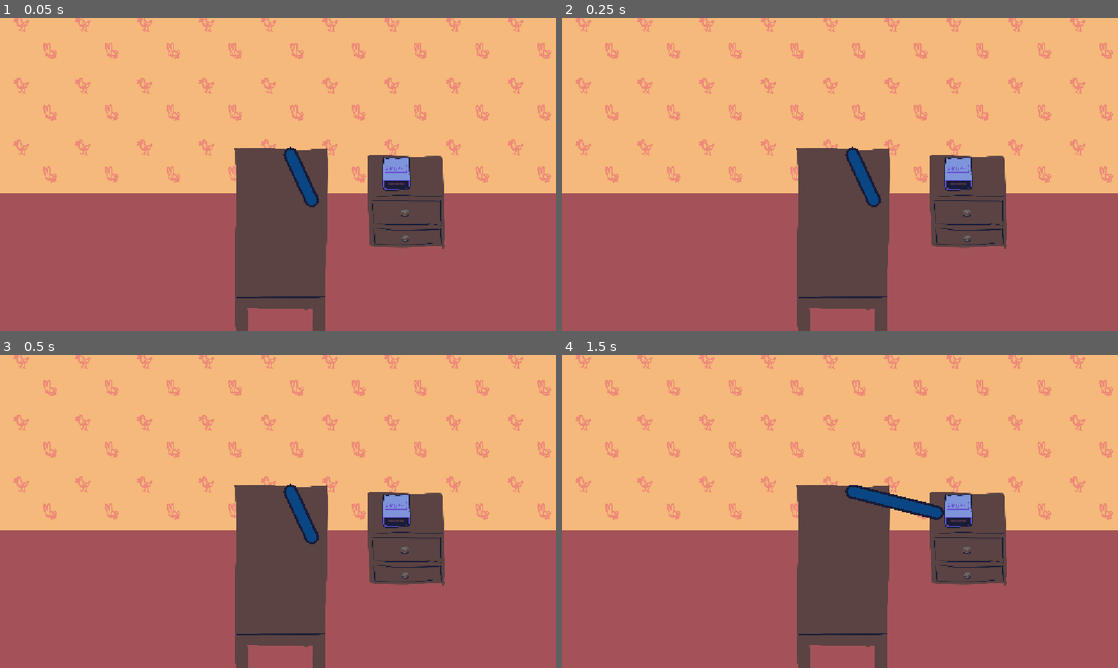
Above: before the commit, frames 1-4 (two rows, left to right).
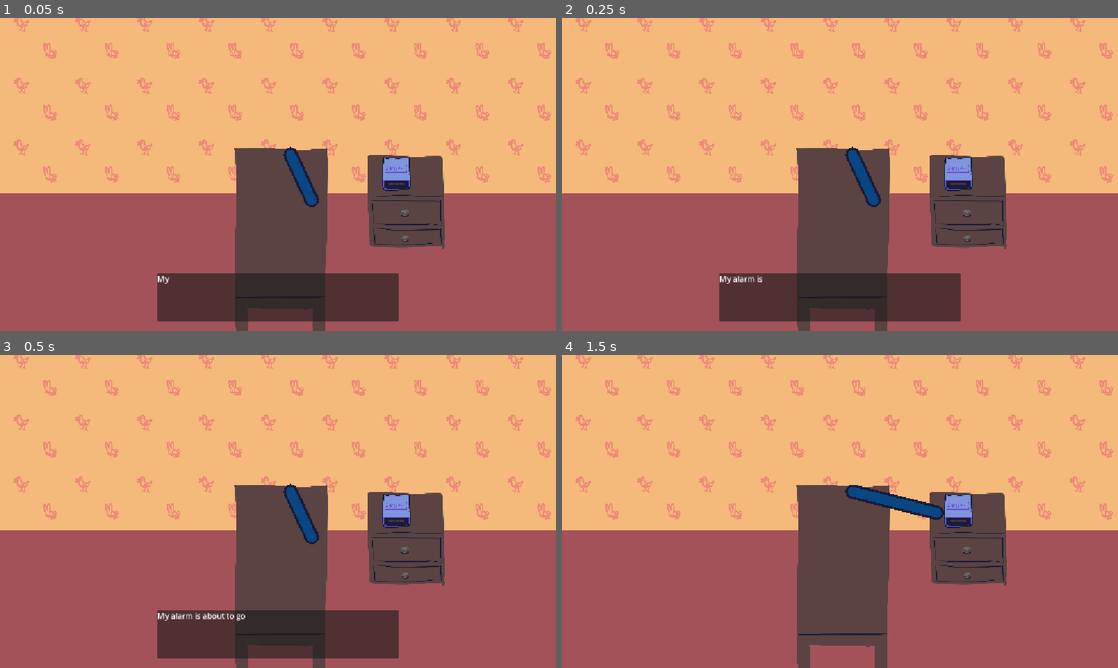
Above: after the commit, the same moments.

Repository: harperstoeckle/be_late_for_work
Game: Godot game, scene res://scenes/main.tscn
Same seed, same stepped clock (60 frames per second), same inputs: the game is played once before the commit and once after it. Sound files missing from this copy of the repository are replaced by a short silence.
Inputs:
- Up to frame 1 (0.05 s): no input
- Up to frame 2 (0.25 s): no input
- Up to frame 3 (0.5 s): no input
- Up to frame 4 (1.5 s): tap Enter (ui_accept) at 0.5 s; hold Up (ui_up) 0.53-1.28 s; hold Enter (ui_accept) 0.53-1.28 s; hold Down (ui_down) from 1.28 s (still down); tap J (snooze) at 1.35 s

The runs differ from the first frame. In frame 1, 6.6% of the frame differs, in the area x 28-72%, y 81-97%; in frame 2, 6.6%; in frame 3, 6.6%; in frame 4, nothing differs.
Error before the commit: Modulo by zero error in operator '%'. (res://scripts/main.gd:86)

Commit message:
Add a basic system for displaying text

Diff:
--- a/scenes/main.tscn
+++ b/scenes/main.tscn
@@ -91,3 +91,27 @@
 [node name="DefaultHandRef" type="Node2D" parent="Arm" unique_id=1579630850]
 unique_name_in_owner = true
 position = Vector2(646, 378)
+
+[node name="UILayer" type="CanvasLayer" parent="." unique_id=1176636045]
+
+[node name="MarginContainer" type="MarginContainer" parent="UILayer" unique_id=730237596]
+anchors_preset = 15
+anchor_right = 1.0
+anchor_bottom = 1.0
+grow_horizontal = 2
+grow_vertical = 2
+theme_override_constants/margin_bottom = 20
+
+[node name="DialogueBox" type="PanelContainer" parent="UILayer/MarginContainer" unique_id=150389954]
+unique_name_in_owner = true
+custom_minimum_size = Vector2(500, 100)
+layout_mode = 2
+size_flags_horizontal = 4
+size_flags_vertical = 8
+
+[node name="DialogueLabel" type="RichTextLabel" parent="UILayer/MarginContainer/DialogueBox" unique_id=888116335]
+unique_name_in_owner = true
+layout_mode = 2
+text = "My alarm is about to go off."
+visible_characters = 0
+visible_ratio = 0.0
--- a/scripts/main.gd
+++ b/scripts/main.gd
@@ -30,6 +30,7 @@
 @export var arm_retract_delay: float = 0.1
 @export var arm_retract_duration: float = 0.1
 @export var snooze_button_hand_offset: Vector2 = Vector2(20, -20)
+@export var dialogue_time_per_character: float = 1 / 50.0
 
 
 @onready var _music_player: AudioStreamPlayer = $MusicPlayer
@@ -40,6 +41,8 @@
 @onready var _arm_border: Line2D = %ArmBorder
 @onready var _arm_inside: Line2D = %ArmInside
 @onready var _default_hand_ref: Node2D = %DefaultHandRef
+@onready var _dialogue_box: PanelContainer = %DialogueBox
+@onready var _dialogue_label: RichTextLabel = %DialogueLabel
 
 @onready var _global_hand_pos := _arm_border.to_global(_arm_border.points[1]) :
 	set(v):
@@ -59,6 +62,8 @@
 var _checkpoint_next_subdivision: int = 0
 var _checkpoint_num_loops: int = 0
 
+var _time_since_current_dialogue_box_shown: float = 0.0
+
 
 func _ready() -> void:
 	var stream := _music_player.stream as AudioStreamOggVorbis
@@ -72,7 +77,11 @@
 
 
 # Called every frame. 'delta' is the elapsed time since the previous frame.
-func _process(_delta: float) -> void:
+func _process(delta: float) -> void:
+	if _is_showing_dialogue() and not _is_dialogue_fully_visible():
+		_time_since_current_dialogue_box_shown += delta
+		_dialogue_label.visible_characters = min(_dialogue_label.get_total_character_count(), _time_since_current_dialogue_box_shown / dialogue_time_per_character)
+
 	if not _music_player.playing: return
 
 	var subdiv_duration: float = 60.0 / _music_bpm / SUBDIVISIONS_PER_BEAT
@@ -97,9 +106,16 @@
 
 func _unhandled_input(event: InputEvent) -> void:
 	if event.is_action_pressed("ui_accept"):
-		_next_subdivision_to_handle = 0
-		_num_music_loops = 0
-		_music_player.play()
+		if _is_showing_dialogue():
+			if not _is_dialogue_fully_visible():
+				# Skip dialogue if it's not finished being displayed.
+				_dialogue_label.visible_ratio = 1.0
+			else:
+				_continue_dialogue()
+		else:
+			_next_subdivision_to_handle = 0
+			_num_music_loops = 0
+			_music_player.play()
 	elif event.is_action_pressed("snooze"):
 		if _arm_tween: _arm_tween.kill()
 		_arm_tween = get_tree().create_tween()
@@ -193,3 +209,19 @@
 	if _music_beat_count > 0:
 		var music_subdiv: int = max(0, _next_subdivision_to_handle - 1) % (_music_beat_count * SUBDIVISIONS_PER_BEAT)
 		_music_player.seek(music_subdiv * 60.0 / _music_bpm / SUBDIVISIONS_PER_BEAT)
+
+func _show_dialogue(text: String) -> void:
+	_dialogue_box.show()
+	_dialogue_label.text = text
+	_dialogue_label.visible_characters = 0
+	_time_since_current_dialogue_box_shown = 0.0
+
+func _is_showing_dialogue() -> bool:
+	return _dialogue_box.visible
+
+func _is_dialogue_fully_visible() -> bool:
+	return is_equal_approx(_dialogue_label.visible_ratio, 1.0)
+
+# Will close the dialogue box if no dialogue is left, or will go to the next one if it is available.
+func _continue_dialogue() -> void:
+	_dialogue_box.hide()
